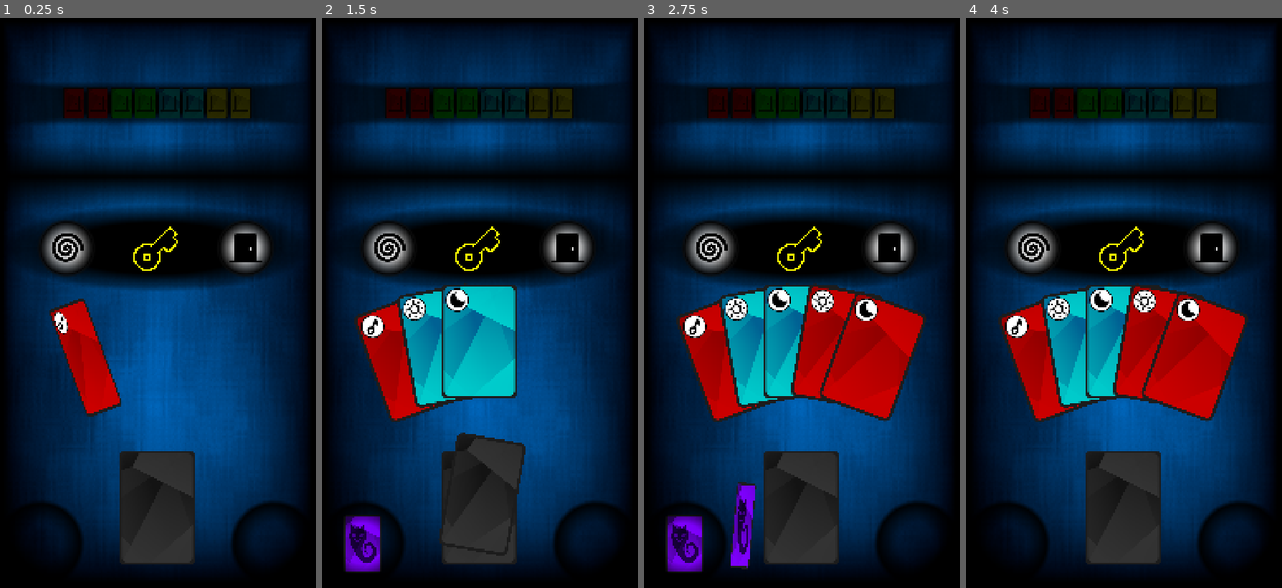
Above: before the commit, frames 1-4 (left to right).
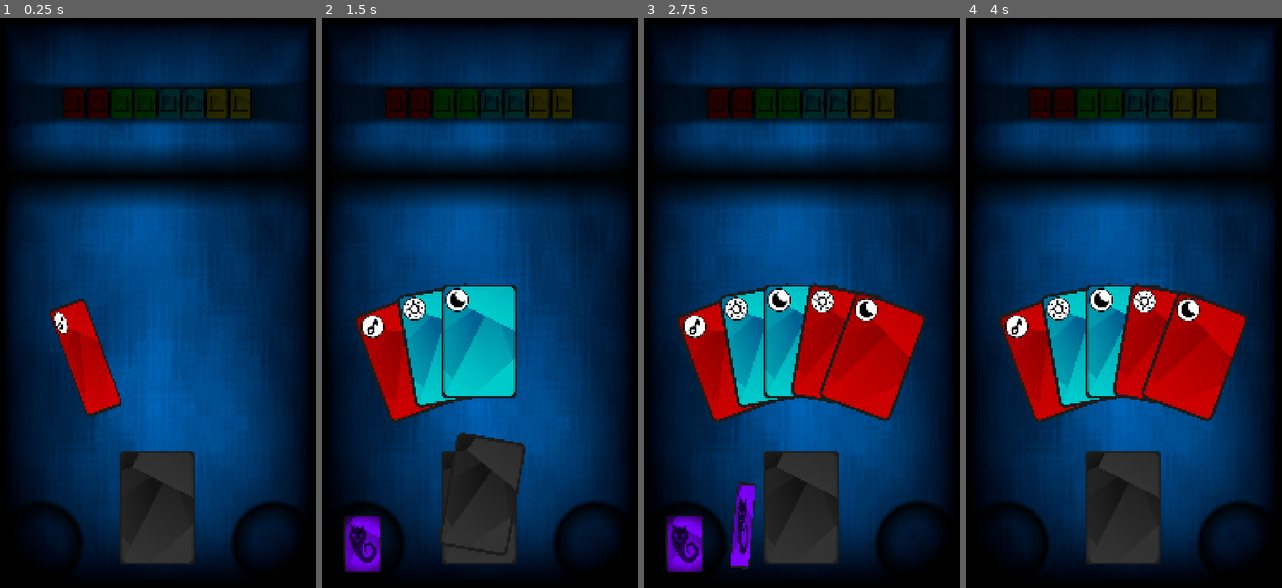
Above: after the commit, the same moments.

Repository: marcopar/Onirica
Game: Godot game, scene res://scenes/main/main.tscn
Two runs of this game, one before a commit and one after it. Both use one fixed random seed, a clock stepped at 60 frames per second and the inputs below.
Inputs (mouse positions are in pixels of both pictures, inside the frame that each line leads up to):
- Up to frame 1 (0.25 s): no input
- Up to frame 2 (1.5 s): tap Enter at 0.5 s; drag from (480, 508) to (480, 177) at 0.52 s; drag from (363, 542) to (480, 508) at 1.27 s
- Up to frame 3 (2.75 s): move the mouse to (729, 360) at 2.02 s; click (729, 360) at 2.17 s
- Up to frame 4 (4 s): drag from (1063, 525) to (1240, 542) at 2.77 s; drag from (1133, 496) to (1007, 542) at 3.52 s

The runs differ from the first frame. In frame 1, 10% of the frame differs, in the area x 6-94%, y 32-48%; in frame 2, 9.9%; in frame 3, 9.9%; in frame 4, 9.9%.

Commit message:
First working open door with key panel

Diff:
--- a/project/manager/constants.gd
+++ b/project/manager/constants.gd
@@ -11,3 +11,5 @@
 const LIMBO_BASE_Z: int = 1
 
 enum NIGHTMARE_DISCARD {HAND, DECK, DOOR, KEY, NONE}
+
+enum KEY_OPEN_DOOR {LIMBO, DOOR}
--- a/project/manager/signal_manager.gd
+++ b/project/manager/signal_manager.gd
@@ -10,3 +10,4 @@
 signal nightmare_button_selected(type: Constants.NIGHTMARE_DISCARD, selected: bool)
 signal nightmare_action_selected(type: Constants.NIGHTMARE_DISCARD)
 signal touch_event(object: Variant)
+signal key_open_door_selected(type: Constants.KEY_OPEN_DOOR, key: Card, door: Card)
--- a/project/scenes/onirica_round_button/round_button.tscn
+++ b/project/scenes/common/round_button.tscn
@@ -1,6 +1,6 @@
 [gd_scene load_steps=9 format=3 uid="uid://cnvk7ds1on5x1"]
 
-[ext_resource type="Script" uid="uid://cv7ctqkb2bl5v" path="res://scenes/onirica_round_button/round_button.gd" id="1_03xdq"]
+[ext_resource type="Script" uid="uid://cv7ctqkb2bl5v" path="res://scenes/common/round_button.gd" id="1_03xdq"]
 [ext_resource type="Texture2D" uid="uid://c38rjp8p3aj6j" path="res://assets/sprites/icons/discard_5.png" id="2_0pi4w"]
 [ext_resource type="Gradient" uid="uid://bku5rcu7ieurn" path="res://scenes/limbo_discart_gradient.tres" id="3_kqmhw"]
 
--- a/project/scenes/main/main.gd
+++ b/project/scenes/main/main.gd
@@ -13,6 +13,7 @@
 @onready var nightmare_found_marker: Marker2D = $NightmareFoundMarker
 @onready var nightmare_panel: Node2D = $NightmarePanel
 @onready var discard: Discard = $Discard
+@onready var open_door_panel: OpenDoorPanel = $OpenDoorPanel
 
 const CARD = preload("res://scenes/card/card.tscn")
 
@@ -35,6 +36,7 @@
 	SignalManager.door_discarded.connect(door_discarded)
 	SignalManager.nightmare_action_selected.connect(nightmare_action_selected)
 	SignalManager.touch_event.connect(touch_event)
+	SignalManager.key_open_door_selected.connect(key_open_door_selected)
 
 	hand_markers.push_back(hand_marker_1)
 	hand_markers.push_back(hand_marker_2)
@@ -97,22 +99,15 @@
 		if nightmares_enabled and card.card_model.type == CardManager.CARD_TYPE.NIGHTMARE:
 			await animate_nightmare(card)
 			set_hand_freezed(true)
-			nightmare_panel.visible = true
+			nightmare_panel.set_panel_enabled(true)
 			return
 		if doors_enabled and card.card_model.type == CardManager.CARD_TYPE.DOOR:
 			var key: Card = check_door_against_hand_keys(card)
 			if key != null:
-				print("key found! ", card.card_model)
-				await animate_card_to_discard(key)
-				SignalManager.card_added_to_discard.emit(key, false)
-				card.z_index = Constants.DRAGGING_BASE_Z
-				await animate_door_found(card, false)
-				GameManager.set_door_as_found(card.card_model)
-				doors_panel.set_doors_found(card.card_model.color, GameManager.found_doors[card.card_model.color].size())
-				if GameManager.check_won_game():
-					print("game won")
-					pass
-				draw_full_hand(false, false, false)
+				set_hand_freezed(true)
+				open_door_panel.key_card = key
+				open_door_panel.door_card = card
+				open_door_panel.set_panel_enabled(true)
 				#TODO
 				#if choice is limbo move to limbo and return null
 				#if choice is key open door
@@ -268,11 +263,11 @@
 func discard_nightmare_card() -> void:
 	doors_panel.set_outline(false)
 	nightmare_panel.reset()
-	nightmare_panel.visible = false
+	nightmare_panel.set_panel_enabled(false)
+
 	var card: Card = find_nightmare_card()
 	await animate_card_to_discard(card)
 	SignalManager.card_added_to_discard.emit(card, false)
-
 
 func set_hand_outline(enabled: bool) -> void:
 	set_cards_outline(enabled, false)
@@ -286,6 +281,28 @@
 			if not keys_only or card.card_model.type == CardManager.CARD_TYPE.KEY:
 				card.set_outline(enabled)
 
+func key_open_door_selected(type: Constants.KEY_OPEN_DOOR, key: Card, door: Card) -> void:
+	open_door_panel.reset()
+	open_door_panel.set_panel_enabled(false)
+	if type == Constants.KEY_OPEN_DOOR.DOOR:
+		await animate_card_to_discard(key)
+		SignalManager.card_added_to_discard.emit(key, false)
+		door.z_index = Constants.DRAGGING_BASE_Z
+		await animate_door_found(door, false)
+		GameManager.set_door_as_found(door.card_model)
+		doors_panel.set_doors_found(door.card_model.color, GameManager.found_doors[door.card_model.color].size())
+		if GameManager.check_won_game():
+			print("game won")
+			pass
+	if type == Constants.KEY_OPEN_DOOR.LIMBO:
+		await animate_card_to_limbo(key)
+		SignalManager.card_added_to_discard.emit(key, false)
+		await animate_card_to_limbo(door)
+		SignalManager.card_added_to_discard.emit(door, false)
+
+	draw_full_hand(false, false, false)
+	set_hand_freezed(false)
+	pass
 
 ####################################################
 ### Animations
--- a/project/scenes/main/main.tscn
+++ b/project/scenes/main/main.tscn
@@ -63,11 +63,13 @@
 position = Vector2(540, 1330)
 
 [node name="NightmarePanel" parent="." instance=ExtResource("8_7jqxr")]
+process_mode = 4
 visible = false
 z_index = 199
 position = Vector2(536, 780)
 
 [node name="OpenDoorPanel" parent="." instance=ExtResource("9_b1x3f")]
+visible = false
 position = Vector2(536, 780)
 
 [connection signal="area_entered" from="Deck" to="Deck" method="_on_area_entered"]
--- a/project/scenes/nightmare_panel/nightmare_button.tscn
+++ b/project/scenes/nightmare_panel/nightmare_button.tscn
@@ -1,7 +1,7 @@
 [gd_scene load_steps=3 format=3 uid="uid://lxy2bi2qt2tk"]
 
 [ext_resource type="Script" uid="uid://bjupbj7t6aq2l" path="res://scenes/nightmare_panel/nightmare_button.gd" id="1_mtt20"]
-[ext_resource type="PackedScene" uid="uid://cnvk7ds1on5x1" path="res://scenes/onirica_round_button/round_button.tscn" id="1_wtg56"]
+[ext_resource type="PackedScene" uid="uid://cnvk7ds1on5x1" path="res://scenes/common/round_button.tscn" id="1_wtg56"]
 
 [node name="NightmareButton" instance=ExtResource("1_wtg56")]
 script = ExtResource("1_mtt20")
--- a/project/scenes/nightmare_panel/nightmare_panel.gd
+++ b/project/scenes/nightmare_panel/nightmare_panel.gd
@@ -36,3 +36,11 @@
 
 func _on_input_event(viewport: Node, event: InputEvent, shape_idx: int) -> void:
 	pass # Replace with function body.
+
+
+func set_panel_enabled(enabled: bool):
+	visible = enabled
+	if visible:
+		process_mode = Node.PROCESS_MODE_INHERIT
+	else:
+		process_mode = Node.PROCESS_MODE_DISABLED
--- a/project/scenes/open_door_panel/open_door_panel.gd
+++ b/project/scenes/open_door_panel/open_door_panel.gd
@@ -2,5 +2,73 @@
 
 class_name OpenDoorPanel
 
+var key_dragging: bool = false
+
+var key_card: Card:
+	get:
+		return key_card
+	set(value):
+		key_card = value
+
+var door_card: Card:
+	get:
+		return door_card
+	set(value):
+		door_card = value
+
 @onready var door: RoundButton = $Door
 @onready var limbo: RoundButton = $Limbo
+@onready var key: Area2D = $Key
+
+var buttons: Array[RoundButton] = []
+
+func _ready() -> void:
+	buttons.push_back(door)
+	buttons.push_back(limbo)
+
+func _on_control_gui_input(event: InputEvent) -> void:
+	if event is InputEventScreenTouch:
+		key_dragging = event.pressed
+		if key_dragging == false:
+			if door.selected:
+				SignalManager.key_open_door_selected.emit(Constants.KEY_OPEN_DOOR.DOOR, key_card, door_card)
+				return
+			if limbo.selected:
+				SignalManager.key_open_door_selected.emit(Constants.KEY_OPEN_DOOR.LIMBO, key_card, door_card)
+				return
+			key.position.x = 0
+		pass
+	if event is InputEventScreenDrag:
+		if key_dragging:
+			key.position.x += event.relative.x
+		pass
+
+func _on_key_area_shape_entered(area_rid: RID, area: Area2D, area_shape_index: int, local_shape_index: int) -> void:
+	if area == door:
+		door.selected = true
+		return
+	if area == limbo:
+		limbo.selected = true
+		return
+
+func _on_key_area_shape_exited(area_rid: RID, area: Area2D, area_shape_index: int, local_shape_index: int) -> void:
+	if area == door:
+		door.selected = false
+		return
+	if area == limbo:
+		limbo.selected = false
+		return
+
+func set_panel_enabled(enabled: bool):
+	visible = enabled
+	if visible:
+		process_mode = Node.PROCESS_MODE_INHERIT
+	else:
+		process_mode = Node.PROCESS_MODE_DISABLED
+
+func reset() -> void:
+	key.position = Vector2.ZERO
+	key_card = null
+	door_card = null
+	for button in buttons:
+		button.selected = false
--- a/project/scenes/open_door_panel/open_door_panel.tscn
+++ b/project/scenes/open_door_panel/open_door_panel.tscn
@@ -1,6 +1,6 @@
 [gd_scene load_steps=12 format=3 uid="uid://cymsolbakuem"]
 
-[ext_resource type="PackedScene" uid="uid://cnvk7ds1on5x1" path="res://scenes/onirica_round_button/round_button.tscn" id="1_85b4l"]
+[ext_resource type="PackedScene" uid="uid://cnvk7ds1on5x1" path="res://scenes/common/round_button.tscn" id="1_85b4l"]
 [ext_resource type="Script" uid="uid://7ilbna5m2nat" path="res://scenes/open_door_panel/open_door_panel.gd" id="1_nt4qj"]
 [ext_resource type="Texture2D" uid="uid://drgp2lfyxaoi5" path="res://assets/sprites/icons/limbo.png" id="1_tw2cc"]
 [ext_resource type="Texture2D" uid="uid://b58m2hj6f7hau" path="res://assets/sprites/icons/door.png" id="2_85b4l"]
@@ -11,13 +11,13 @@
 blend_mode = 3
 
 [sub_resource type="Gradient" id="Gradient_t1ikr"]
-offsets = PackedFloat32Array(0.403846, 0.625, 0.695513)
-colors = PackedColorArray(0, 0, 0, 1, 0.625, 0.625, 0.625, 1, 1, 1, 1, 1)
+offsets = PackedFloat32Array(0.254777, 0.624204, 0.764331)
+colors = PackedColorArray(0.2484, 0.2484, 0.2484, 1, 0.625, 0.625, 0.625, 1, 1, 1, 1, 1)
 
 [sub_resource type="GradientTexture2D" id="GradientTexture2D_rmh13"]
 gradient = SubResource("Gradient_t1ikr")
 width = 1080
-height = 300
+height = 400
 fill = 1
 fill_from = Vector2(0.5, 0.5)
 fill_to = Vector2(1, 1)
@@ -66,3 +66,15 @@
 
 [node name="CollisionShape2D" type="CollisionShape2D" parent="Key"]
 shape = SubResource("CapsuleShape2D_m7vp2")
+
+[node name="Control" type="Control" parent="."]
+layout_mode = 3
+anchors_preset = 0
+offset_left = -400.0
+offset_top = -100.0
+offset_right = 400.0
+offset_bottom = 100.0
+
+[connection signal="area_shape_entered" from="Key" to="." method="_on_key_area_shape_entered"]
+[connection signal="area_shape_exited" from="Key" to="." method="_on_key_area_shape_exited"]
+[connection signal="gui_input" from="Control" to="." method="_on_control_gui_input"]
Renamed: project/scenes/onirica_round_button/round_button.gd.uid -> project/scenes/common/round_button.gd.uid
